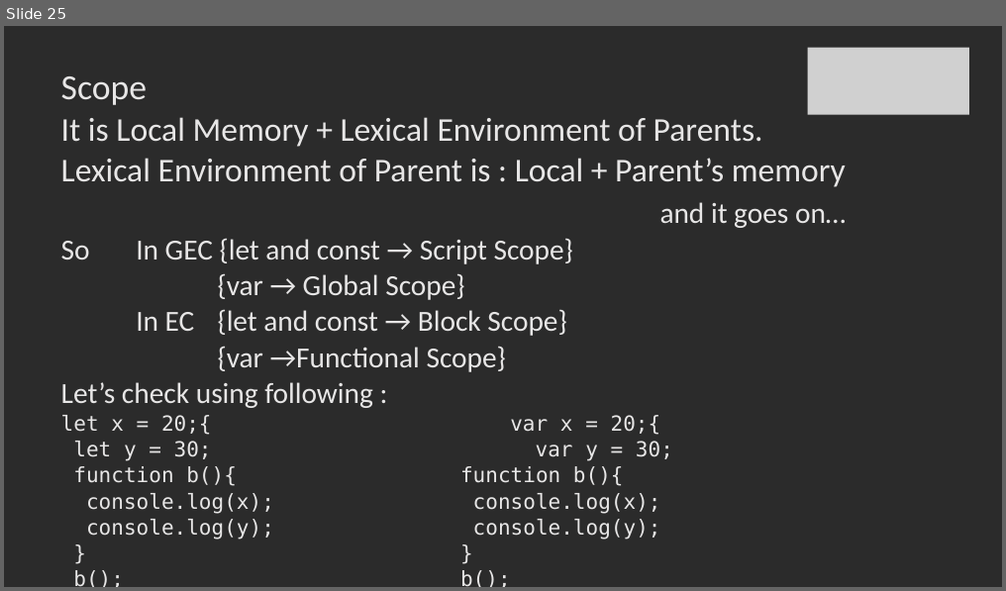
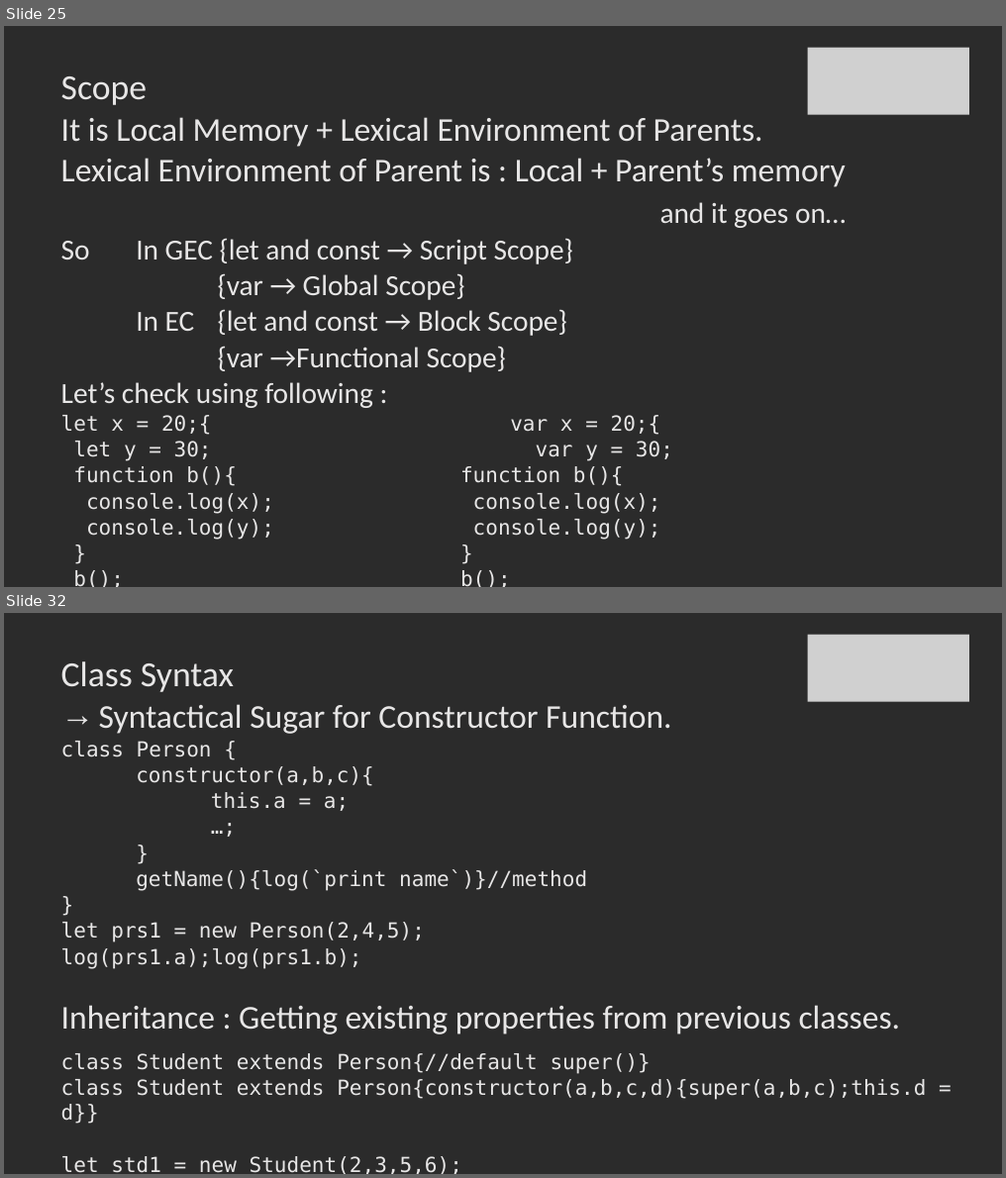
Before and after one commit to SachinBarpanda/WebDevGla, a slide deck: JS.pptx. Shown one above the other, each under a label of ours: slide 25 before the commit, slides 25 and 32 after it; the slides between them are not shown. The pictures are 1006x591 and 1006x1178 pixels, drawn with LibreOffice and Linux fonts; fonts in the diff are those of the drawing; grey boxes stand for pictures; background and template pictures are left out; a plain dark background stands for a picture behind light text. Boxes give left, top, right and bottom in pixels: in the first picture for what was removed or moved away, otherwise in the second. Text is boxed around its words. In the diff, an @@ line names an element or a change of style, - is before the commit and + after.

```diff
--- a/JS.pptx
+++ b/JS.pptx
@@ slide 32 added at <box>4,613,1002,1174</box>, background picture (left out) @@
@@ picture added at <box>807,635,969,702</box> @@
@@ title added at <box>61,662,234,692</box>, 34 pt, text #E7E6E6 @@
+Class Syntax
@@ text added at <box>61,704,926,1174</box>, 20 pt, text #E7E6E6 @@
+→ Syntactical Sugar for Constructor Function.
+class Person {
+constructor(a,b,c){
+this.a = a;
+…;
+}
+getName(){log(`print name`)}//method
+}
+let prs1 = new Person(2,4,5);
+log(prs1.a);log(prs1.b);
+Inheritance : Getting existing properties from previous classes.
+class Student extends Person{//default super()}
+class Student extends Person{constructor(a,b,c,d){super(a,b,c);this.d = d}}
+let std1 = new Student(2,3,5,6);
+log(std1.a);
```
Also in this commit, not shown: 1 slide changed, 12 other slides added, 1 slide removed, 58 other files.
